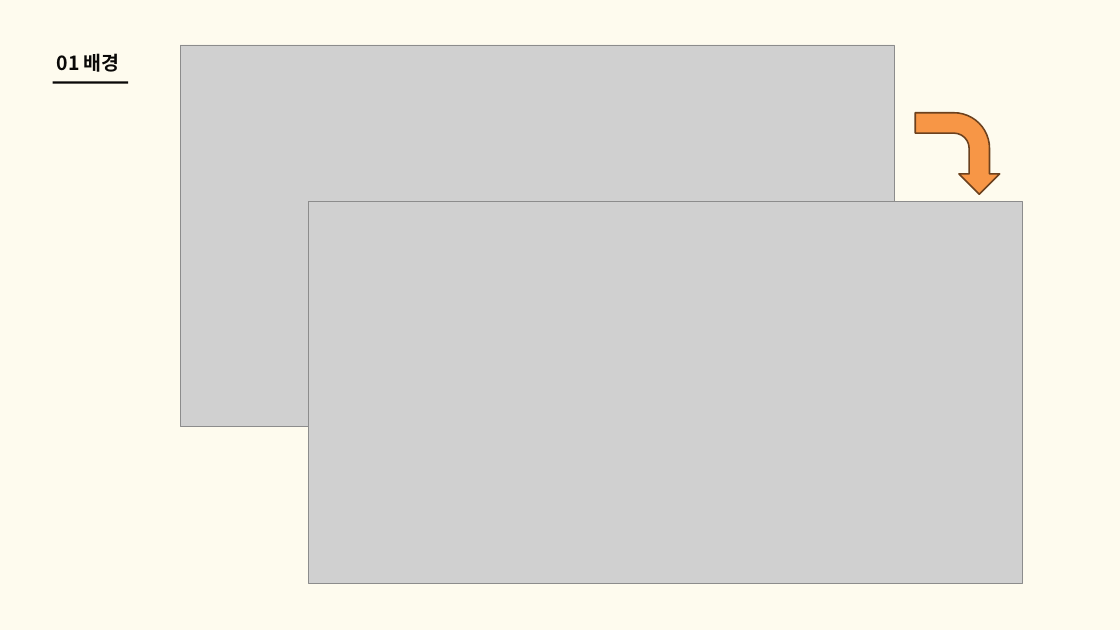
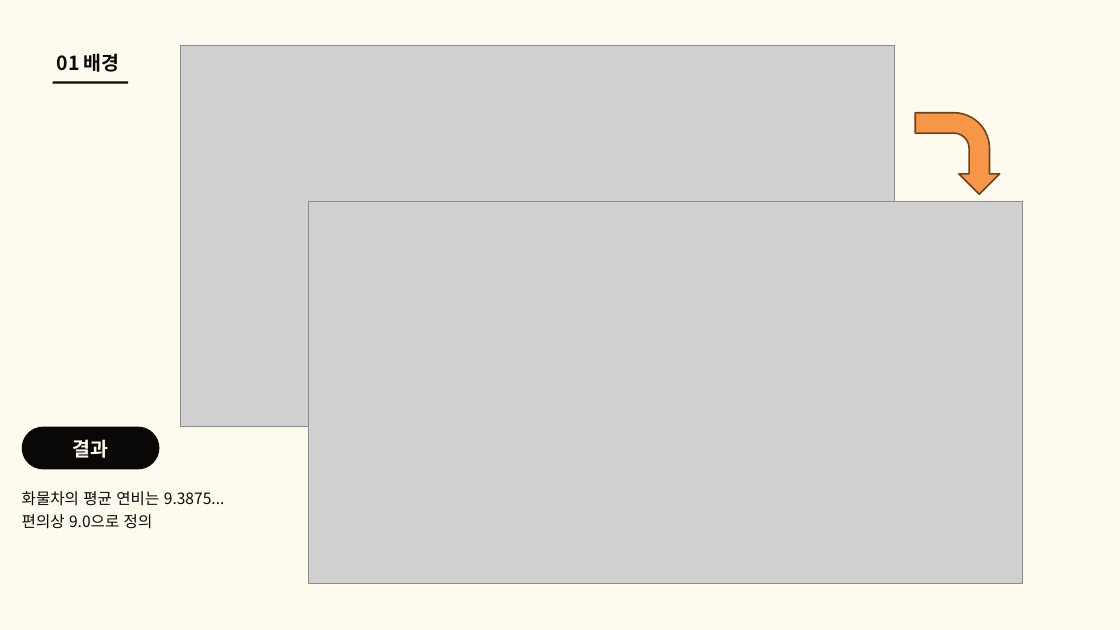
Before and after one commit to good-thing/CargoDriver, a slide deck: slide 6 of 알고리즘 3팀 화물차 알고리즘.pptx (slide 7 before the commit). Drawn at 1120x630 pixels with LibreOffice and Linux fonts; fonts in the diff are those of the drawing; grey boxes stand for pictures. Boxes give left, top, right and bottom in pixels: in the first picture for what was removed or moved away, otherwise in the second. Text is boxed around its words. In the diff, an @@ line names an element or a change of style, - is before the commit and + after.

```diff
--- a/알고리즘 3팀 화물차 알고리즘.pptx
+++ b/알고리즘 3팀 화물차 알고리즘.pptx
@@ freeform shape added at (22,427,160,469), fill #090807 @@
@@ text added at (73,439,109,458), 25 pt, text #FEFBEE, bold @@
+결과
@@ text added at (22,491,225,529), 20 pt, text #090807 @@
+화물차의 평균 연비는 9.3875...
+편의상 9.0으로 정의
```
Also in this commit, not shown: 2 other slides changed, 3 slides added, 1 other file.
